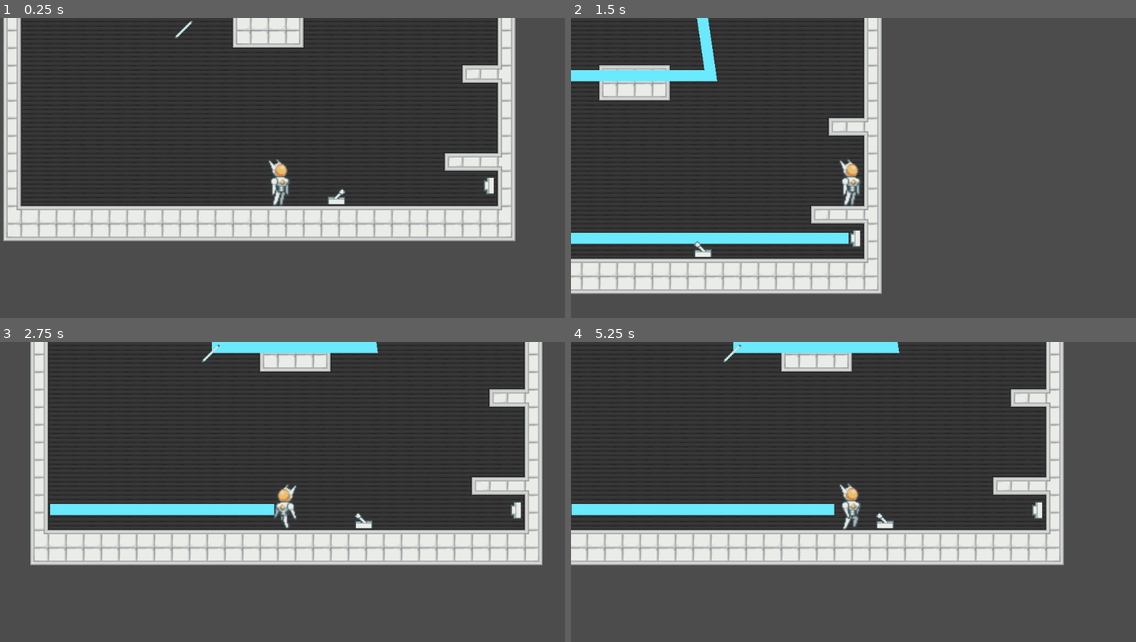
Above: before the commit, frames 1-4 (two rows, left to right).
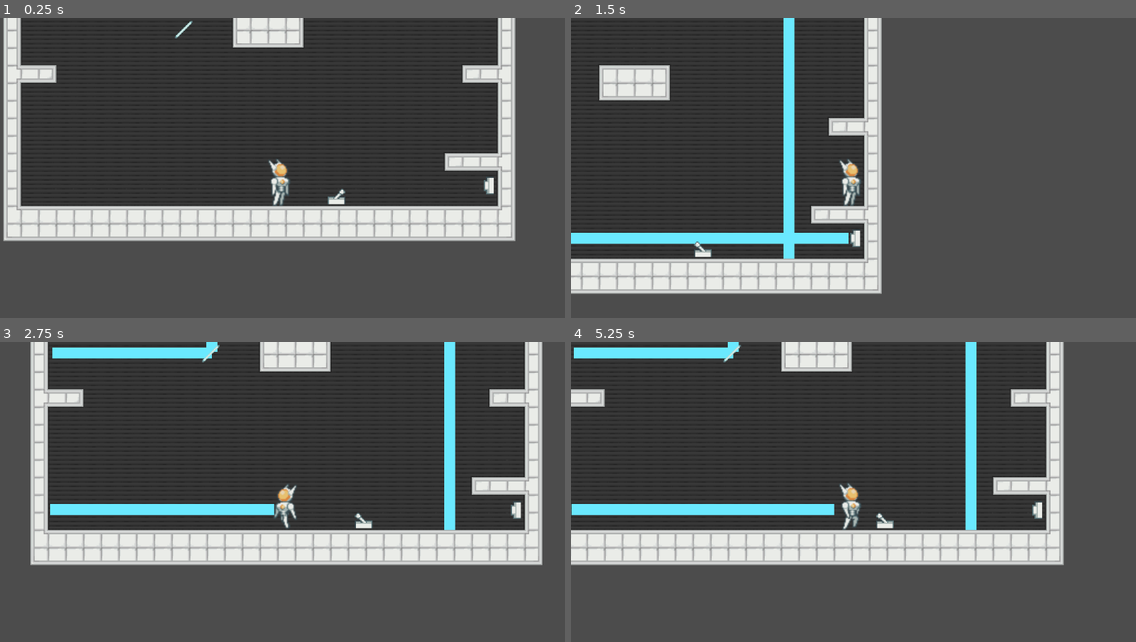
Above: after the commit, the same moments.

Repository: rakthalekk/VGDC-Fall-2021-Project
Game: Godot game, scene res://src/levels/Main.tscn
The game is run twice, just before and just after one commit, with the same random seed, the same clock (stepped at 60 frames per second) and the same inputs.
Inputs:
- Up to frame 1 (0.25 s): no input
- Up to frame 2 (1.5 s): tap Enter at 0.5 s; hold Right (move_right) from 0.53 s (still down); tap X (interact) at 0.6, 1.35 s; tap Z (jump) at 0.77 s
- Up to frame 3 (2.75 s): tap Z (jump) at 1.52 s; tap Space at 2 s; release Right (move_right) at 2.03 s; hold Left (move_left) from 2.03 s (still down); tap X (interact) at 2.1 s
- Up to frame 4 (5.25 s): release Left (move_left) at 2.78 s; hold Right (move_right) 2.78-4.28 s; tap X (interact) every 0.75 s from 2.85 to 5.1 s; tap Z (jump) at 3.02, 3.77, 4.52 s; hold Left (move_left) 4.28-5.03 s; hold Right (move_right) from 5.03 s (still down)

The runs differ from the first frame. In frame 1, 0.4% of the frame differs, in the area x 2-10%, y 15-22%; in frame 2, 3.0%; in frame 3, 3.8%; in frame 4, 3.8%, in the area x 0-72%, y 0-63%.

Commit message:
mirrors now work and reflected lasers can be interrupted

Diff:
--- a/Puzzle Platformer/project.godot
+++ b/Puzzle Platformer/project.godot
@@ -10,9 +10,9 @@
 
 _global_script_classes=[ {
 "base": "RayCast2D",
-"class": "Laser",
+"class": "Beam",
 "language": "GDScript",
-"path": "res://src/level_mechanics/Laser.gd"
+"path": "res://src/level_mechanics/Beam.gd"
 }, {
 "base": "Area2D",
 "class": "LaserBase",
@@ -25,7 +25,7 @@
 "path": "res://src/level_mechanics/Mirror.gd"
 } ]
 _global_script_class_icons={
-"Laser": "",
+"Beam": "",
 "LaserBase": "",
 "Mirror": ""
 }
--- /dev/null
+++ b/Puzzle Platformer/src/level_mechanics/Beam.gd
@@ -0,0 +1,89 @@
+# This program uses code from the "Make a Laser Beam in Godot in 1 Minute video by GDQuest.
+# CC-By 4.0 - GDQuest and contributors - https://www.gdquest.com/
+class_name Beam
+extends RayCast2D
+
+export var is_casting := true setget set_is_casting
+
+var reflecting = false
+
+onready var line = $"Line2D"
+onready var parent = $".."
+
+
+func _ready():
+	set_is_casting(parent.enabled)
+	set_physics_process(is_casting)
+	line.points[1] = Vector2.ZERO
+
+
+func _physics_process(delta):
+	var cast_point := cast_to
+	force_raycast_update()
+
+	if is_colliding():
+		var collider = get_collider()
+		cast_point = to_local(get_collision_point())
+		if collider is LaserBase:
+			parent.emit_signal("power_on")
+		elif collider is Mirror:
+			if collider.orientation == "up" && !reflecting:
+				if cast_point.x > 0:
+					parent.add_beam(parent.to_local(get_collision_point()) + Vector2(0, -1), Vector2(0, -1000))
+				elif cast_point.x < 0:
+					parent.add_beam(parent.to_local(get_collision_point()) + Vector2(0, 1), Vector2(0, 1000))
+				elif cast_point.y > 0:
+					parent.add_beam(parent.to_local(get_collision_point()) + Vector2(-1, 0), Vector2(-1000, 0))
+				elif cast_point.y < 0:
+					parent.add_beam(parent.to_local(get_collision_point()) + Vector2(1, 0), Vector2(1000, 0))
+				reflecting = true
+			elif collider.orientation == "down" && !reflecting:
+				if cast_point.x > 0:
+					parent.add_beam(parent.to_local(get_collision_point()) + Vector2(0, 1), Vector2(0, 1000))
+				elif cast_point.x < 0:
+					parent.add_beam(parent.to_local(get_collision_point()) + Vector2(0, -1), Vector2(0, -1000))
+				elif cast_point.y > 0:
+					parent.add_beam(parent.to_local(get_collision_point()) + Vector2(1, 0), Vector2(1000, 0))
+				elif cast_point.y < 0:
+					parent.add_beam(parent.to_local(get_collision_point()) + Vector2(-1, 0), Vector2(-1000, 0))
+				reflecting = true
+		else:
+			reflecting = false
+	line.points[1] = cast_point
+	if parent.debug:
+		print(position)
+		print(cast_point)
+
+
+func set_is_casting(cast: bool):
+	is_casting = cast
+
+	if is_casting:
+		appear()
+	else:
+		disappear()
+	set_physics_process(is_casting)
+
+
+func appear():
+	$Tween.stop_all()
+	$Tween.interpolate_property(line, "width", 0, 10.0, 0.2)
+	$Tween.start()
+
+
+func disappear():
+	$Tween.stop_all()
+	$Tween.interpolate_property(line, "width", 10.0, 0, 0.1)
+	$Tween.start()
+
+
+func _on_LaserBase_enable():
+	set_is_casting(true)
+
+
+func _on_Lever_enable():
+	set_is_casting(true)
+
+
+func _on_Lever_disable():
+	set_is_casting(false)
--- /dev/null
+++ b/Puzzle Platformer/src/level_mechanics/Beam.tscn
@@ -0,0 +1,15 @@
+[gd_scene load_steps=2 format=2]
+
+[ext_resource path="res://src/level_mechanics/Beam.gd" type="Script" id=1]
+
+[node name="Beam" type="RayCast2D"]
+cast_to = Vector2( 1000, 0 )
+collision_mask = 3
+collide_with_areas = true
+script = ExtResource( 1 )
+
+[node name="Tween" type="Tween" parent="."]
+
+[node name="Line2D" type="Line2D" parent="."]
+points = PoolVector2Array( 0, 0, 100, 0 )
+default_color = Color( 0.419608, 0.917647, 1, 1 )
--- a/Puzzle Platformer/src/level_mechanics/Laser.gd
+++ b/Puzzle Platformer/src/level_mechanics/Laser.gd
@@ -1,77 +1,49 @@
-# This program uses code from the "Make a Laser Beam in Godot in 1 Minute video by GDQuest.
-# CC-By 4.0 - GDQuest and contributors - https://www.gdquest.com/
-class_name Laser
-extends RayCast2D
+extends Node2D
+
+const BEAM = preload("res://src/level_mechanics/Beam.tscn")
 
 signal power_on
 
-export var is_casting := true setget set_is_casting
+export(bool) var enabled = false
 export(bool) var debug = false
 
-var idx = 1
+var sub_beams = []
 
-onready var collider = $"Area2D/Collider"
+onready var main_beam = $Beam
 
 
-func _ready():
-	set_physics_process(is_casting)
-	$Line2D.points[1] = Vector2.ZERO
+func _process(delta):
+	for i in range(0, sub_beams.size()):
+		if !main_beam.reflecting && sub_beams[i].is_casting:
+			while (sub_beams.size() > 0):
+				sub_beams[i].queue_free()
+				sub_beams.remove(i)
+			break
+		if !sub_beams[i].reflecting:
+			while (sub_beams.size() > i + 1):
+				sub_beams[i + 1].queue_free()
+				sub_beams.remove(i + 1)
+			break
 
 
-func _physics_process(delta):
-	var cast_point := cast_to
-	force_raycast_update()
-
-	if is_colliding():
-		var collider = get_collider()
-		cast_point = to_local(get_collision_point())
-		if collider is LaserBase:
-			emit_signal("power_on")
-		elif collider is Mirror:
-			if collider.orientation == "up":
-				if cast_point.x > 0:
-					$Line2D.points[1] = cast_point
-					position = get_collision_point() + Vector2(0, -5)
-					cast_to = Vector2(0, -1000)
-					idx = 2
-			else:
-				pass
-			print("hi")
-
-	$Line2D.points[idx] = cast_point
-	if debug:
-		print(cast_point)
+func add_beam(pos, dir):
+	var new_beam = BEAM.instance()
+	add_child(new_beam)
+	new_beam.position = pos
+	new_beam.cast_to = dir
+	sub_beams.append(new_beam)
 
 
-func set_is_casting(cast: bool):
-	is_casting = cast
-
-	if is_casting:
-		appear()
-	else:
-		disappear()
-	set_physics_process(is_casting)
+func _on_Lever_enable():
+	enabled = true
+	main_beam._on_Lever_enable()
 
 
-func appear():
-	$Tween.stop_all()
-	$Tween.interpolate_property($Line2D, "width", 0, 10.0, 0.2)
-	$Tween.start()
-
-
-func disappear():
-	$Tween.stop_all()
-	$Tween.interpolate_property($Line2D, "width", 10.0, 0, 0.1)
-	$Tween.start()
+func _on_Lever_disable():
+	enabled = false
+	main_beam._on_Lever_disable()
 
 
 func _on_LaserBase_enable():
-	set_is_casting(true)
-
-
-func _on_Lever_enable():
-	set_is_casting(true)
-
-
-func _on_Lever_disable():
-	set_is_casting(false)
+	enabled = true
+	main_beam._on_LaserBase_enable()
--- a/Puzzle Platformer/src/level_mechanics/Laser.tscn
+++ b/Puzzle Platformer/src/level_mechanics/Laser.tscn
@@ -1,23 +1,9 @@
 [gd_scene load_steps=3 format=2]
 
-[ext_resource path="res://src/level_mechanics/Laser.gd" type="Script" id=1]
+[ext_resource path="res://src/level_mechanics/Beam.tscn" type="PackedScene" id=1]
+[ext_resource path="res://src/level_mechanics/Laser.gd" type="Script" id=2]
 
-[sub_resource type="SegmentShape2D" id=1]
-b = Vector2( 100, 0 )
+[node name="Laser" type="Node2D"]
+script = ExtResource( 2 )
 
-[node name="Laser" type="RayCast2D"]
-cast_to = Vector2( 1000, 0 )
-collision_mask = 3
-collide_with_areas = true
-script = ExtResource( 1 )
-
-[node name="Line2D" type="Line2D" parent="."]
-points = PoolVector2Array( 0, 0, 100, 0, 0, 0 )
-default_color = Color( 0.419608, 0.917647, 1, 1 )
-
-[node name="Tween" type="Tween" parent="."]
-
-[node name="Area2D" type="Area2D" parent="."]
-
-[node name="Collider" type="CollisionShape2D" parent="Area2D"]
-shape = SubResource( 1 )
+[node name="Beam" parent="." instance=ExtResource( 1 )]
--- a/Puzzle Platformer/src/levels/Main.tscn
+++ b/Puzzle Platformer/src/levels/Main.tscn
@@ -499,7 +499,7 @@
 tile_set = SubResource( 49 )
 cell_size = Vector2( 16, 16 )
 format = 1
-tile_data = PoolIntArray( -851981, 0, 0, -917489, 0, 0, -786 …(381 unchanged characters)… 536, -458737, 0, 65536, -327693, 0, 65536, -393203, 0, 196609, -393202, 0, 196610 …(1320 unchanged characters)…
+tile_data = PoolIntArray( -851981, 0, 0, -917489, 0, 0, -786 …(381 unchanged characters)… 536, -458737, 0, 65536, -327693, 0, 65537, -327692, 0, 196610, -327691, 0, 196611, -393203, 0, 196609, -393202, 0, 196610 …(1320 unchanged characters)…
 
 [node name="Label" type="Label" parent="."]
 margin_left = -629.5
@@ -513,12 +513,9 @@
 
 [node name="Laser" parent="." instance=ExtResource( 3 )]
 position = Vector2( -190.032, 13.742 )
-is_casting = false
 
 [node name="Laser2" parent="." instance=ExtResource( 3 )]
 position = Vector2( -188.25, -129.248 )
-is_casting = false
-debug = true
 
 [node name="Sprite" type="Sprite" parent="."]
 position = Vector2( 61.5492, -305.641 )
@@ -531,6 +528,13 @@
 
 [node name="Mirror" parent="." instance=ExtResource( 7 )]
 position = Vector2( -44.545, -128.29 )
+
+[node name="Mirror2" parent="." instance=ExtResource( 7 )]
+position = Vector2( -48.5541, -272.616 )
+
+[node name="Mirror3" parent="." instance=ExtResource( 7 )]
+position = Vector2( 167.044, -272.616 )
+orientation = "down"
 
 [node name="Lever" parent="." instance=ExtResource( 8 )]
 position = Vector2( 93.99, 22.718 )
